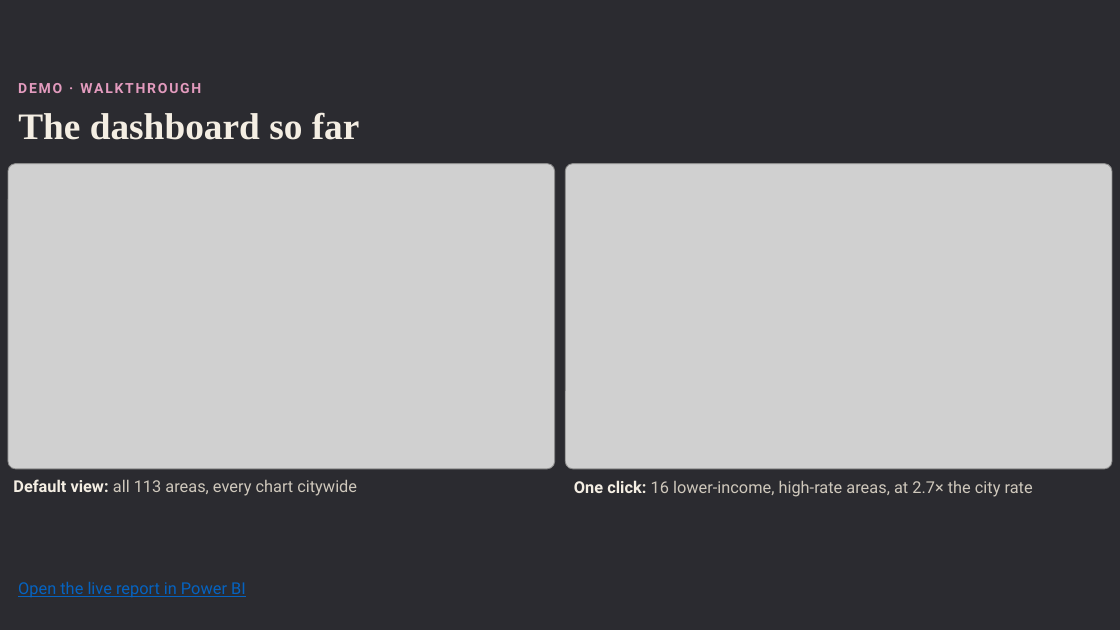
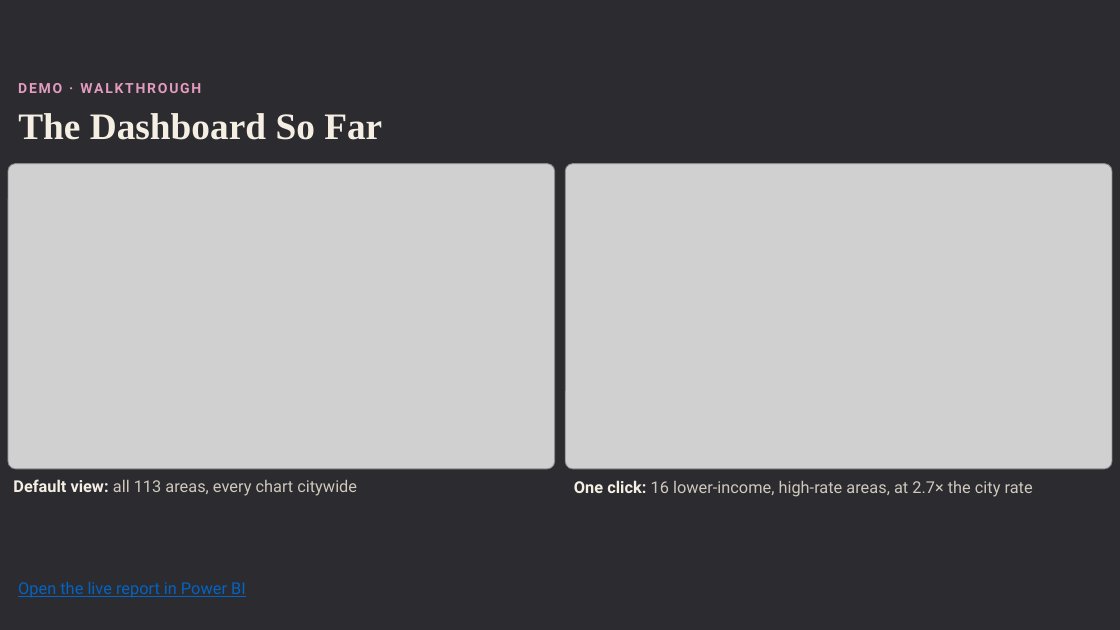
Before and after one commit to AdrianJulve/calgary-traffic-dashboard, a slide deck: slide 6 of Calgary Traffic Midpoint Presentation.pptx. Drawn at 1120x630 pixels with LibreOffice and Linux fonts; fonts in the diff are those of the drawing; grey boxes stand for pictures. Boxes give left, top, right and bottom in pixels: in the first picture for what was removed or moved away, otherwise in the second. Text is boxed around its words. In the diff, an @@ line names an element or a change of style, - is before the commit and + after.

Commit message:
added rest of group member names; added references; fixed title capitalization

```diff
--- a/Calgary Traffic Midpoint Presentation.pptx
+++ b/Calgary Traffic Midpoint Presentation.pptx
@@ title at bbox=[18, 113, 382, 140]: text changed @@
-The dashboard so far
+The Dashboard So Far
```
Also in this commit, not shown: 7 other slides changed, 1 slide added.
